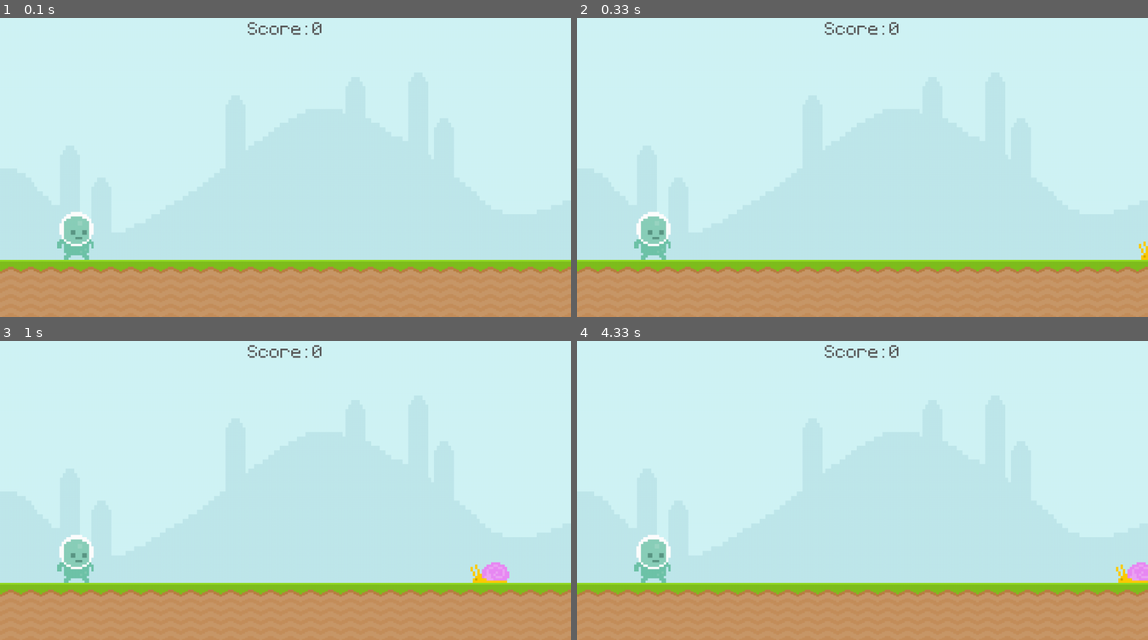
Above: before the commit, frames 1-4 (two rows, left to right).
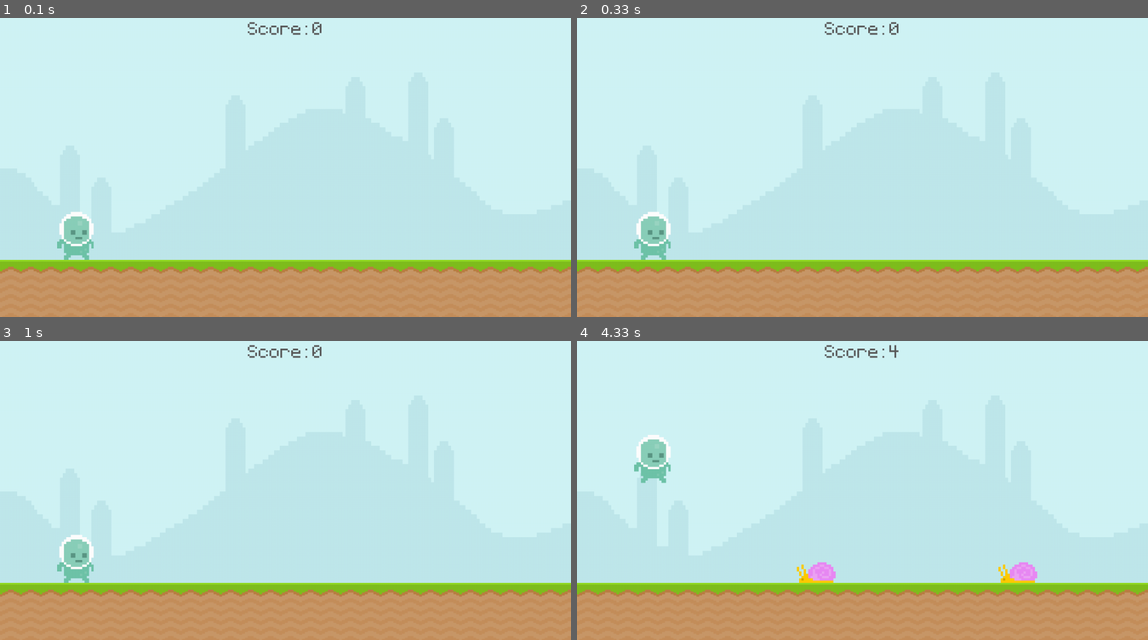
Above: after the commit, the same moments.

Repository: tokitou-san/Pygame-intro
Game: pygame game, started from main.py
Two runs of this game, one before a commit and one after it. Both use one fixed random seed, a clock stepped at 60 frames per second and the inputs below.
Inputs:
- Up to frame 1 (0.1 s): no input
- Up to frame 2 (0.33 s): no input
- Up to frame 3 (1 s): tap Space at 0.33, 0.73 s
- Up to frame 4 (4.33 s): tap Space at 1.03, 1.23, 1.57, 1.87, 2.07, 2.37, 2.63, 3.4, 3.8, 4.1 s

Frame 1 is identical in both runs. In frame 2, less than 0.1% of the frame differs, in the area x 98-100%, y 74-81%; in frame 3, 0.4%; in frame 4, 2.6%, in the area x 10-100%, y 1-81%.

Commit message:
refactor: add better Snail logic

Diff:
--- a/main.py
+++ b/main.py
@@ -1,5 +1,6 @@
 import pygame
 from sys import exit
+from random import randint
 
 def update_score():
 	current_time = int(pygame.time.get_ticks() / 1000) - game_time
@@ -8,6 +9,15 @@
 	screen.blit(score_surface, score_rect)
 
 	return current_time
+
+def snail_movement(snail_rect_list):
+	if snail_rect_list:
+		for snail_rect in snail_rect_list:
+			snail_rect.x -= snail_speed
+			screen.blit(snail_surface, snail_rect)
+
+		return snail_rect_list
+	else: return []
 
 pygame.init()
 screen = pygame.display.set_mode((1000, 600))
@@ -32,6 +42,8 @@
 snail_rect = snail_surface.get_rect(midbottom = (1100, 500))
 snail_speed = 4
 
+snail_rect_list = []
+
 # Player
 player_surface = pygame.image.load("graphics/Player/player_walk_1.png").convert_alpha()
 player_rect = player_surface.get_rect(bottomleft = (100, 500))
@@ -39,6 +51,10 @@
 player_stand = pygame.image.load("graphics/Player/player_stand.png").convert_alpha()
 player_stand = pygame.transform.rotozoom(player_stand, 0, 2)
 player_stand_rect = player_stand.get_rect(center = (500, 300))
+
+# Timer
+snail_event = pygame.USEREVENT + 1
+pygame.time.set_timer(snail_event, 1500)
 
 while True:
 	for event in pygame.event.get():
@@ -54,6 +70,9 @@
 				snail_rect.left = 1000
 				game_time = int(pygame.time.get_ticks() / 1000)
 
+		if event.type == snail_event:
+			snail_rect_list.append(snail_surface.get_rect(midbottom = (randint(1000, 1200), 500)))
+
 	if game_state == "playing":
 		screen.blit(sky_surface, (0, 0))
 		screen.blit(ground_surface, (0, 500))
@@ -61,9 +80,7 @@
 		score = update_score()
 
 		# Snail
-		snail_rect.x -= snail_speed
-		if snail_rect.right < 0: snail_rect.left = 1100
-		screen.blit(snail_surface, snail_rect)
+		snail_rect_list = snail_movement(snail_rect_list)
 
 		# Player
 		player_gravity += 1
